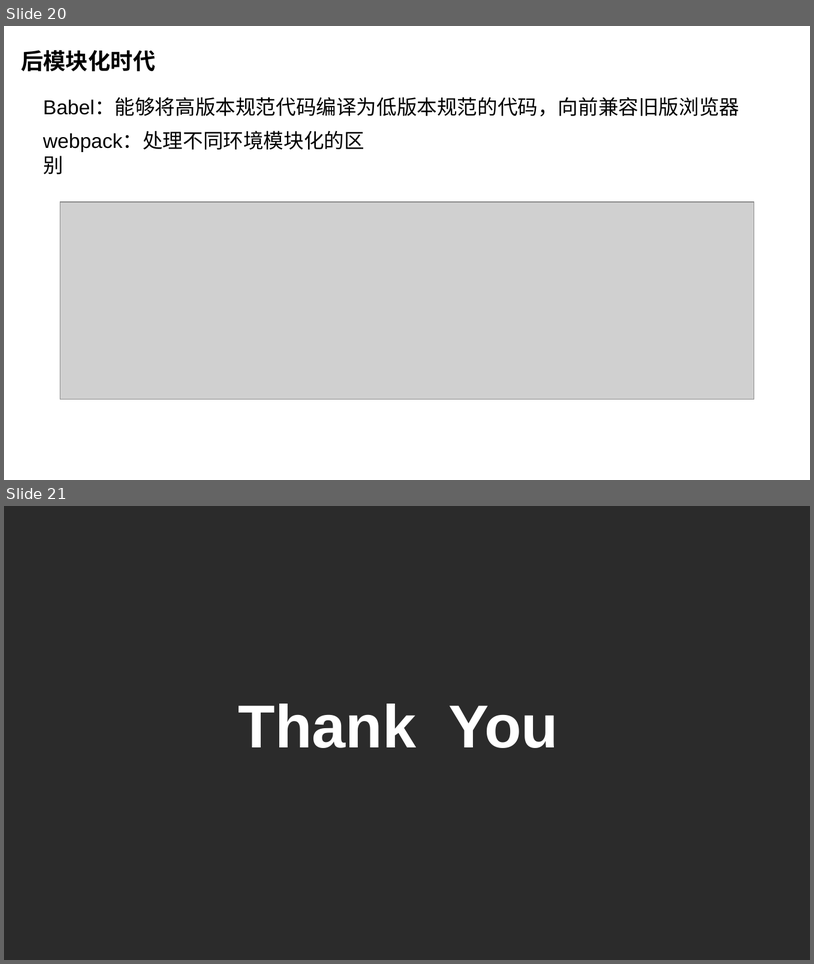
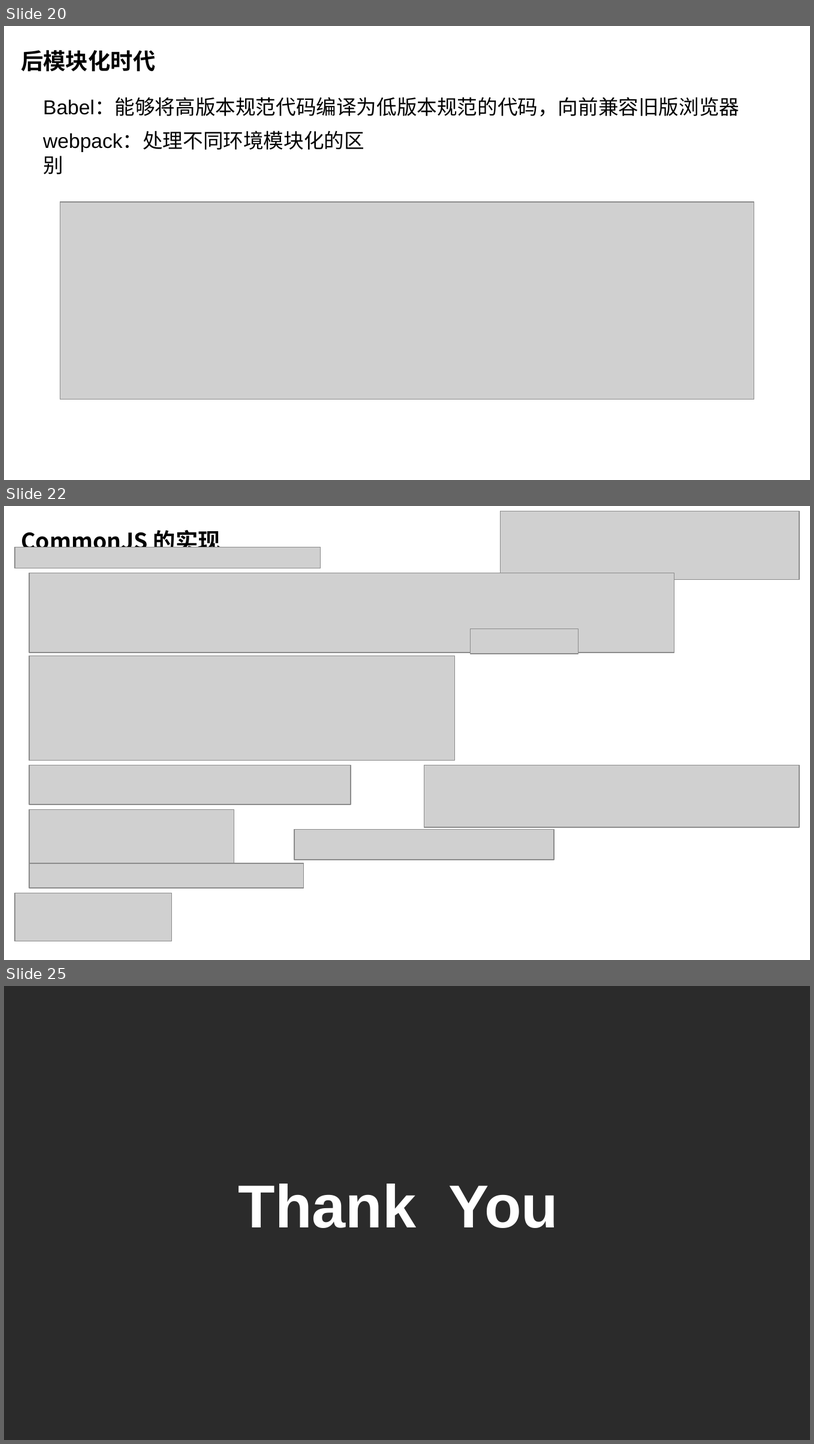
Before and after one commit to chasingsnail/study-blog, a slide deck: 封装库&笔记/前端模块化分享/前端模块化.pptx. Shown one above the other, each under a label of ours: slides 20 and 21 before the commit, slides 20, 22 and 25 after it; the slides between them are not shown. The pictures are 814x964 and 814x1444 pixels, drawn with LibreOffice and Linux fonts; fonts in the diff are those of the drawing; grey boxes stand for pictures; background and template pictures are left out; a plain dark background stands for a picture behind light text. Boxes give left, top, right and bottom in pixels: in the first picture for what was removed or moved away, otherwise in the second. Text is boxed around its words. In the diff, an @@ line names an element or a change of style, - is before the commit and + after.

```diff
--- a/封装库&笔记/前端模块化分享/前端模块化.pptx
+++ b/封装库&笔记/前端模块化分享/前端模块化.pptx
@@ slide 22 added at (x1=4, y1=506, x2=810, y2=960), background #FFFFFF @@
@@ picture added at (x1=501, y1=511, x2=800, y2=579) @@
@@ title added at (x1=21, y1=527, x2=221, y2=547), 20 pt, text #000000, bold @@
+CommonJS 的实现
@@ picture added at (x1=14, y1=547, x2=320, y2=568) @@
@@ picture added at (x1=29, y1=573, x2=674, y2=653) @@
@@ picture added at (x1=471, y1=628, x2=579, y2=654) @@
@@ picture added at (x1=29, y1=656, x2=455, y2=760) @@
@@ picture added at (x1=29, y1=765, x2=351, y2=804) @@
@@ picture added at (x1=424, y1=765, x2=799, y2=827) @@
@@ picture added at (x1=29, y1=809, x2=234, y2=886) @@
@@ picture added at (x1=294, y1=829, x2=554, y2=860) @@
@@ picture added at (x1=29, y1=863, x2=303, y2=888) @@
@@ picture added at (x1=14, y1=893, x2=171, y2=942) @@
@@ what was slide 21 is now slide 25 @@
```
Also in this commit, not shown: 1 other slide added, 5 other files.
